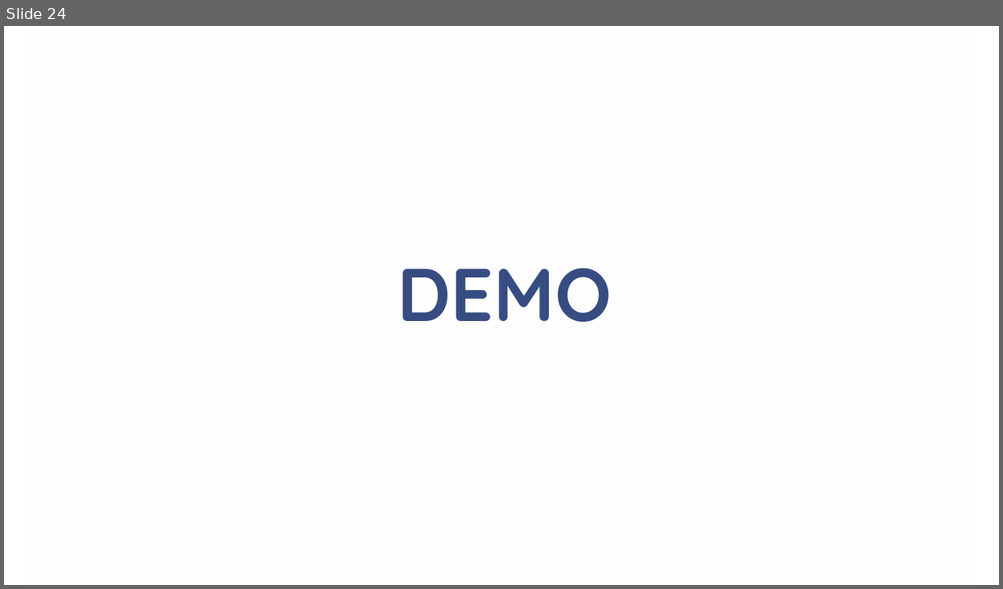
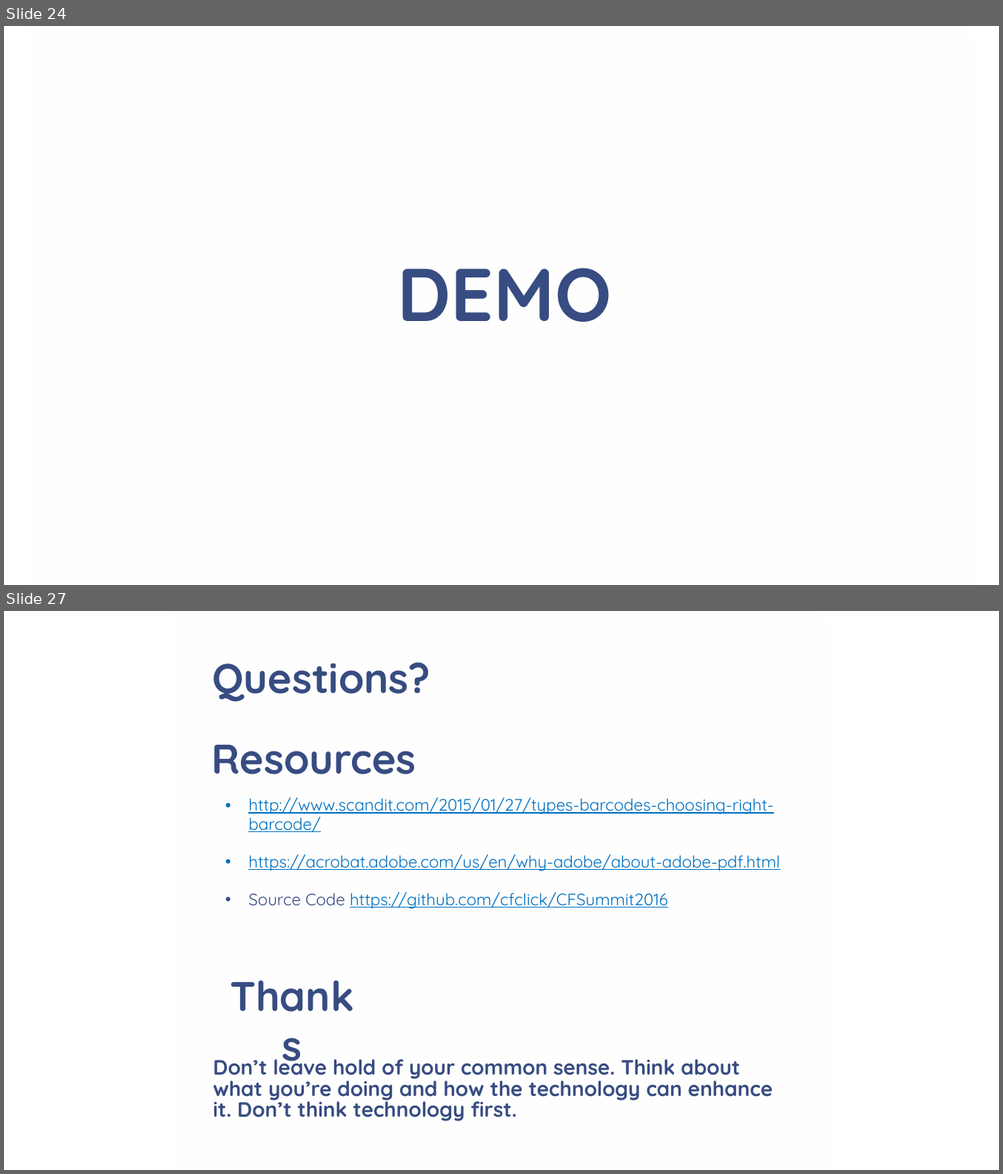
Before and after one commit to cfclick/CFSummit2016, a slide deck: powerpoint/SmartPDF/Don't Just PDF.pptx. Shown one above the other, each under a label of ours: slide 24 before the commit, slides 24 and 27 after it; the slides between them are not shown. The pictures are 1003x589 and 1003x1174 pixels, drawn with LibreOffice and Linux fonts; fonts in the diff are those of the drawing; background and template pictures are left out. Boxes give left, top, right and bottom in pixels: in the first picture for what was removed or moved away, otherwise in the second. Text is boxed around its words. In the diff, an @@ line names an element or a change of style, - is before the commit and + after.

```diff
--- a/powerpoint/SmartPDF/Don't Just PDF.pptx
+++ b/powerpoint/SmartPDF/Don't Just PDF.pptx
@@ slide 27 added at [4, 611, 999, 1170], background picture (left out) @@
@@ rectangle added at [174, 611, 829, 1170], fill gradient #FFFFFF @@
@@ text added at [213, 662, 431, 701], 40 pt, text #374C81, bold @@
+Questions?
@@ text added at [212, 744, 416, 775], 40 pt, text #374C81, bold @@
+Resources
@@ text added at [248, 797, 780, 909], 16 pt, text #0070C0, underline @@
+• http://www.scandit.com/2015/01/27/types-barcodes-choosing-right-barcode/
+• https://acrobat.adobe.com/us/en/why-adobe/about-adobe-pdf.html
+• Source Code https://github.com/cfclick/CFSummit2016
@@ text added at [215, 967, 368, 1025], 40 pt, text #374C81, bold @@
+Thanks
@@ title added at [213, 1054, 772, 1122], 20 pt, text #374C81, bold @@
+Don’t leave hold of your common sense. Think about what you’re doing and how the technology can enhance it. Don’t think technology first.
```
Also in this commit, not shown: 1 slide changed, 2 other slides added, 8 slides removed.
